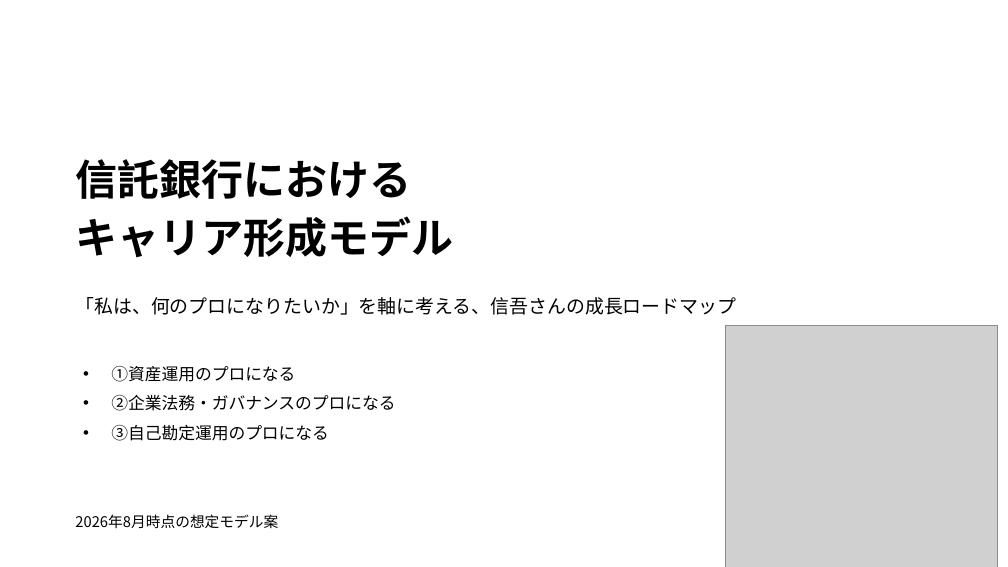
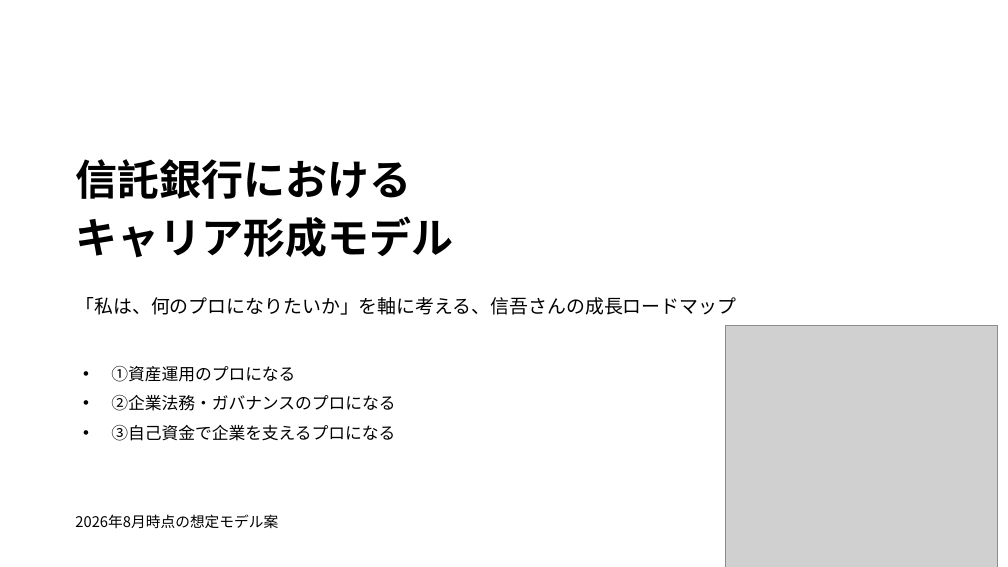
Before and after one commit to nasukazunori/NasuVault2, a slide deck: slide 1 of 信吾/銀行研究/添付ファイル/信託銀行キャリア形成モデル.pptx. Drawn at 1008x567 pixels with LibreOffice and Linux fonts; fonts in the diff are those of the drawing; grey boxes stand for pictures. Boxes give left, top, right and bottom in pixels: in the first picture for what was removed or moved away, otherwise in the second. Text is boxed around its words. In the diff, an @@ line names an element or a change of style, - is before the commit and + after.

```diff
--- a/信吾/銀行研究/添付ファイル/信託銀行キャリア形成モデル.pptx
+++ b/信吾/銀行研究/添付ファイル/信託銀行キャリア形成モデル.pptx
@@ text at <box>111,425,395,441</box>: text changed @@
-• ③自己勘定運用のプロになる
+• ③自己資金で企業を支えるプロになる
```
Also in this commit, not shown: 4 other slides changed, 1 other file.
